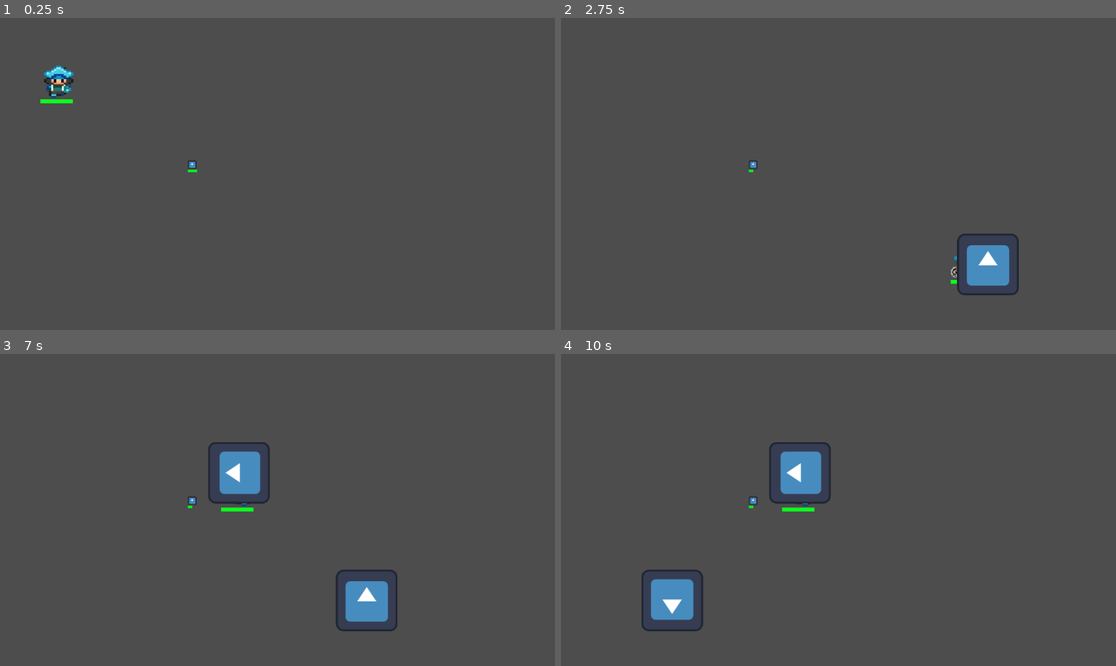
Above: before the commit, frames 1-4 (two rows, left to right).
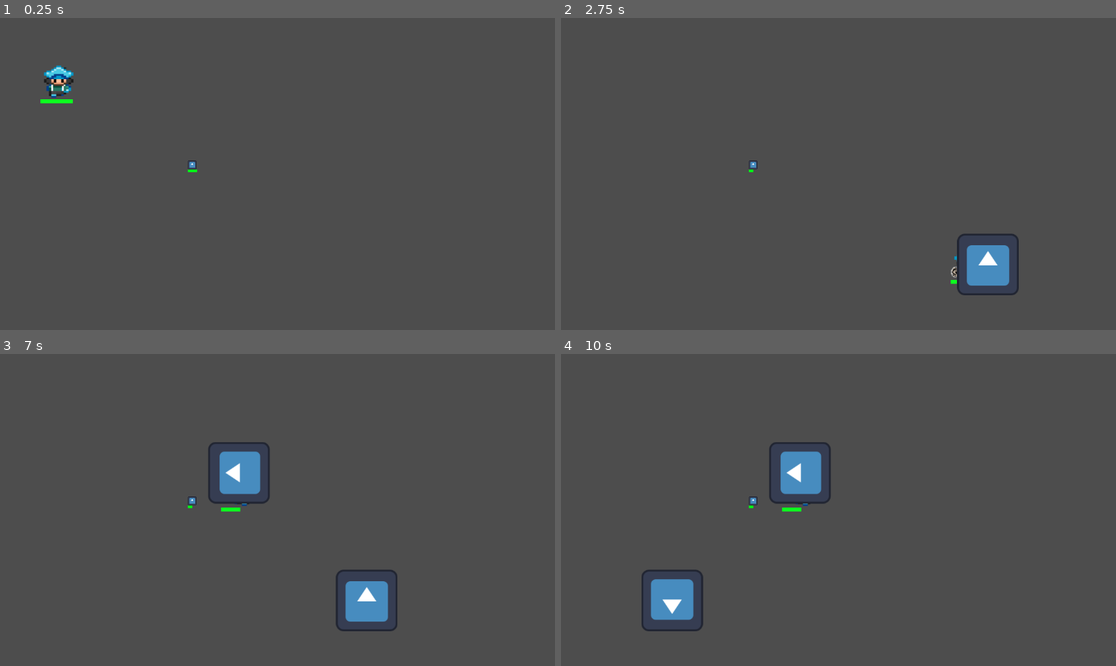
Above: after the commit, the same moments.

Repository: kurtp21/Bubbler
Game: Godot game, scene res://scene/game.tscn
Same seed, same stepped clock (60 frames per second), same inputs: the game is played once before the commit and once after it. The project has no main scene, so this scene is started directly. The engine's default icon, where the game draws it, is replaced by a stand-in: a white triangle on a blue panel in a dark square.
Inputs (mouse positions are in pixels of both pictures, inside the frame that each line leads up to):
- Up to frame 1 (0.25 s): no input
- Up to frame 2 (2.75 s): move the mouse to (622, 83) at 0.52 s; hold D (RIGHT) 0.53-1.28 s; click (622, 83) at 0.6 s; move the mouse to (755, 164) at 1.27 s; hold S (DOWN) 1.28-2.03 s; click (755, 164) at 1.35 s; move the mouse to (894, 105) at 2.02 s; hold D (RIGHT) from 2.03 s (still down); click (894, 105) at 2.1 s
- Up to frame 3 (7 s): move the mouse to (249, 572) at 2.77 s; release D (RIGHT) at 2.78 s; hold W (UP) 2.78-3.53 s; click (249, 572) at 2.85 s; move the mouse to (444, 556) at 3.52 s; hold A (LEFT) 3.53-5.03 s; click (444, 556) at 3.6 s; move the mouse to (111, 463) at 4.27 s; click (111, 463) at 4.35 s; move the mouse to (305, 510) at 5.02 s; hold S (DOWN) 5.03-5.78 s; click (305, 510) at 5.1 s; move the mouse to (194, 432) at 5.77 s; hold D (RIGHT) 5.78-6.53 s; click (194, 432) at 5.85 s; move the mouse to (399, 494) at 6.52 s; hold W (UP) from 6.53 s (still down); click (399, 494) at 6.6 s
- Up to frame 4 (10 s): move the mouse to (727, 525) at 7.27 s; release W (UP) at 7.28 s; hold D (RIGHT) 7.28-8.03 s; click (727, 525) at 7.35 s; move the mouse to (894, 441) at 8.02 s; hold S (DOWN) 8.03-8.78 s; click (894, 441) at 8.1 s; move the mouse to (810, 572) at 8.77 s; hold A (LEFT) 8.78-9.53 s; click (810, 572) at 8.85 s; move the mouse to (1005, 556) at 9.52 s; hold W (UP) from 9.53 s (still down); click (1005, 556) at 9.6 s

Frames 1-2 are identical in both runs. In frame 3, less than 0.1% of the frame differs, in the area x 43-46%, y 49-51%; in frame 4, less than 0.1%.

Commit message:
PLAYER HEALTH WORKS

Diff:
--- a/bubbler-/scripts/player.gd
+++ b/bubbler-/scripts/player.gd
@@ -9,22 +9,18 @@
 var player_health = LIFE
 
 func _ready() -> void:
-	health_bar.value = player_health
-	health_bar.max_value = LIFE
+	health_bar.value = 5
+	health_bar.max_value = 5
 	health_bar.visible = true
+	set_process_input(true)
+	mouse_entered.connect(_on_mouse_entered)
+
+	input_pickable = true
+
 
 # Called every frame. 'delta' is the elapsed time since the previous frame.
 func _process(delta: float) -> void:
 	pass
-
-func _on_mouse_entered() -> void: #SPECIFICALLY FOR TESTING
-	#player_health -= 1
-	#health_bar.value = player_health
-	health_bar.value -=1
-	$HealthBar.value -= 1
-
-	if player_health <= 0:
-		_die()
 
 var bullet_scene = preload("res://scenes/bullet.tscn")
 var bullets = []
@@ -86,5 +82,19 @@
 	position.y = clamp(position.y, player_height, viewport.y)
 	position.y = clamp(viewport.y, player_height, position.y)
 
+	#_on_mouse_entered()
+
 func _die() -> void:
 	print("Player Died!")
+
+
+func _on_mouse_entered() -> void:
+	#player_health -= 1sw
+	#health_bar.value = player_healthwwwwwww
+
+	print(1)
+	health_bar.value -=1
+	$HealthBar.value -= 1
+
+	if player_health <= 0:
+		_die()
